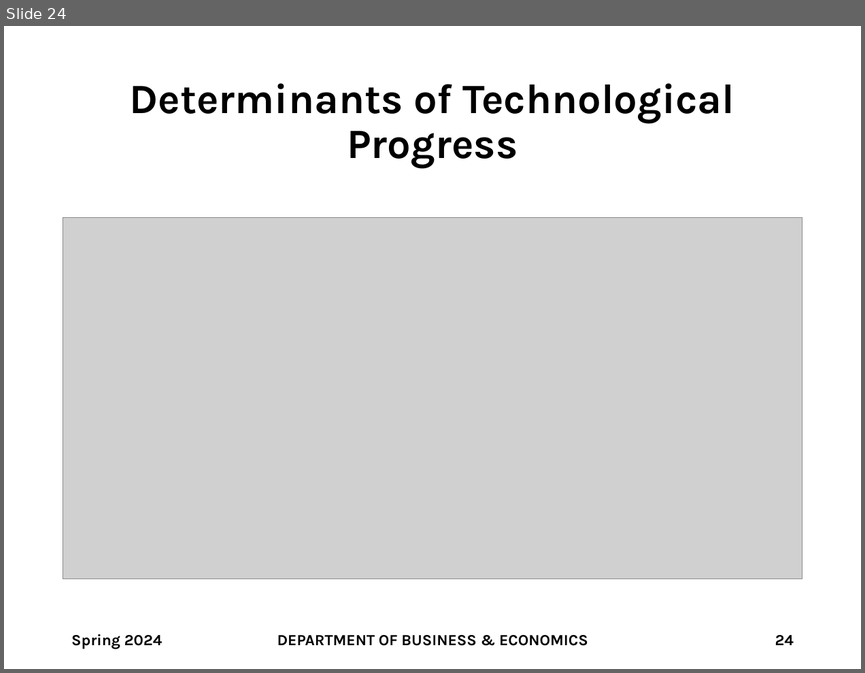
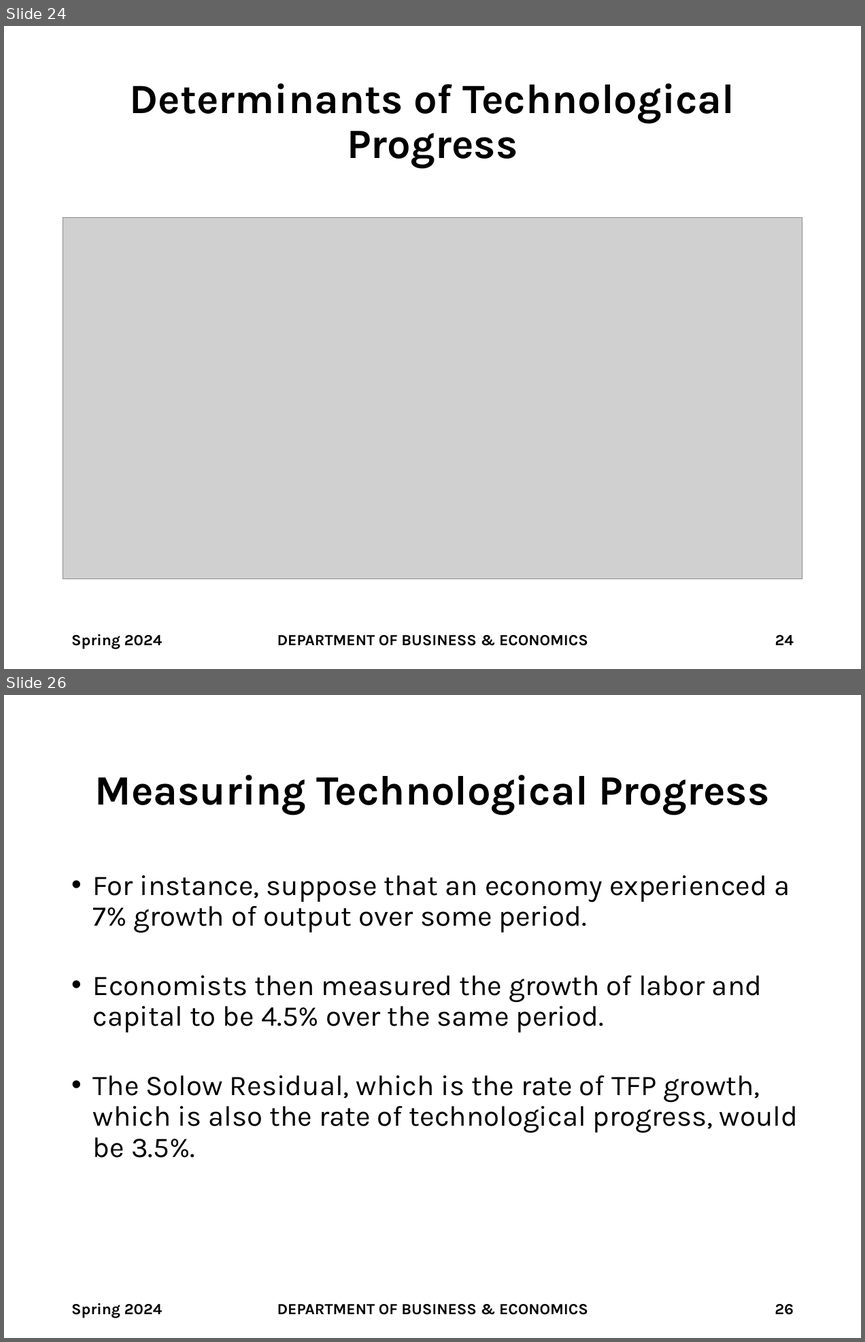
Before and after one commit to brianhwpark/brianhwpark.github.io, a slide deck: files/teaching-resources/monmouthcollege-econ-301/econ-301-s2024/econ-301-s2024-lecture-note/ECON301-S2024-LEC12.pptx. Shown one above the other, each under a label of ours: slide 24 before the commit, slides 24 and 26 after it; the slides between them are not shown. The pictures are 865x673 and 865x1342 pixels, drawn with LibreOffice and Linux fonts; fonts in the diff are those of the drawing; grey boxes stand for pictures; background and template pictures are left out. Boxes give left, top, right and bottom in pixels: in the first picture for what was removed or moved away, otherwise in the second. Text is boxed around its words. In the diff, an @@ line names an element or a change of style, - is before the commit and + after.

```diff
--- a/files/teaching-resources/monmouthcollege-econ-301/econ-301-s2024/econ-301-s2024-lecture-note/ECON301-S2024-LEC12.pptx
+++ b/files/teaching-resources/monmouthcollege-econ-301/econ-301-s2024/econ-301-s2024-lecture-note/ECON301-S2024-LEC12.pptx
@@ slide 26 added at bbox=[4, 695, 861, 1338], background #FFFFFF @@
@@ title added at bbox=[94, 775, 769, 815], 35 pt, text #000000, bold @@
+Measuring Technological Progress
@@ text added at bbox=[93, 875, 798, 1157], 24 pt, text #000000 @@
+• For instance, suppose that an economy experienced a 7% growth of output over some period.
+• Economists then measured the growth of labor and capital to be 4.5% over the same period.
+• The Solow Residual, which is the rate of TFP growth, which is also the rate of technological progress, would be 3.5%.
@@ text added at bbox=[71, 1303, 162, 1318], 13 pt, text #000000, bold @@
+Spring 2024
@@ text added at bbox=[277, 1304, 588, 1314], 13 pt, text #000000, bold @@
+DEPARTMENT OF BUSINESS & ECONOMICS
@@ page number added at bbox=[774, 1304, 793, 1314], 13 pt, text #000000, bold @@
+26
```
Also in this commit, not shown: 1 other slide added, 20 other files.
